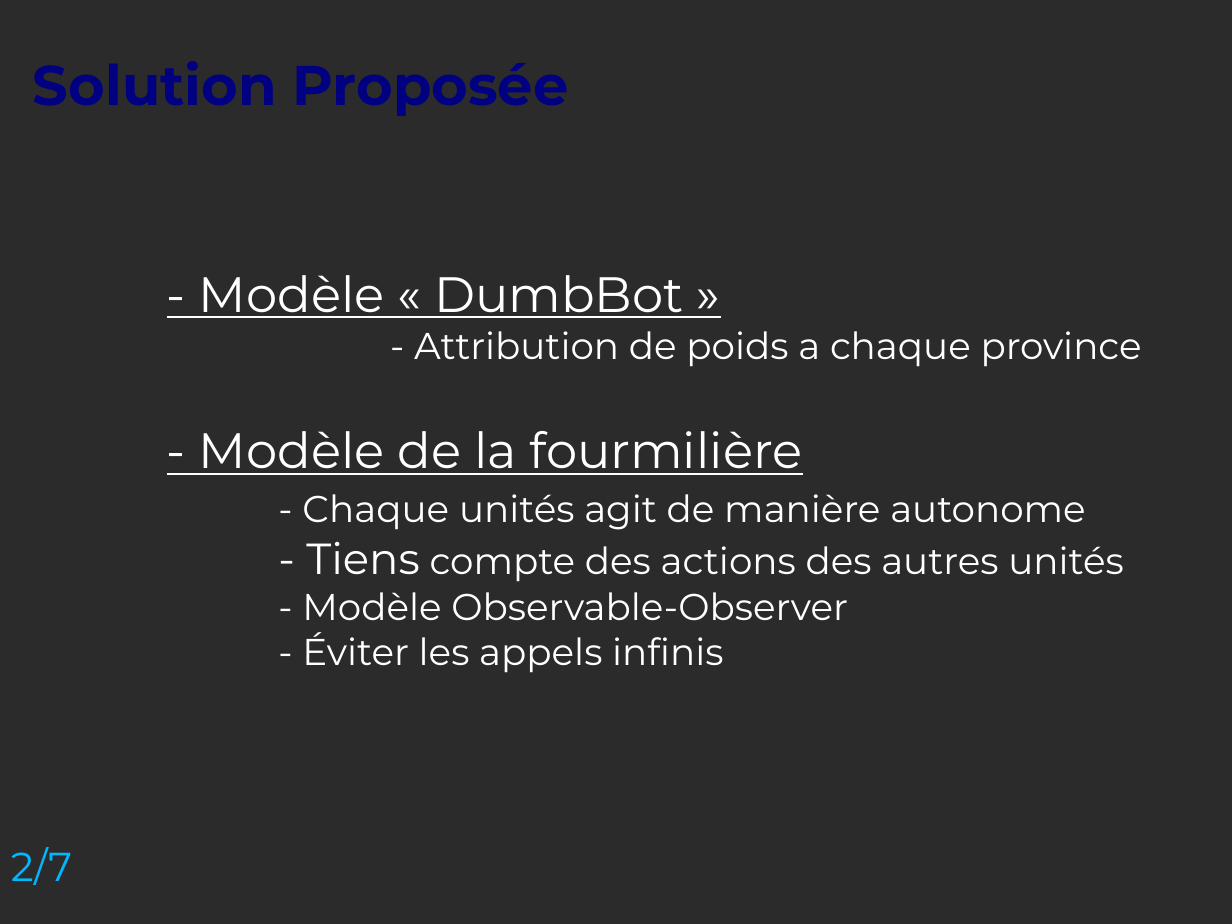
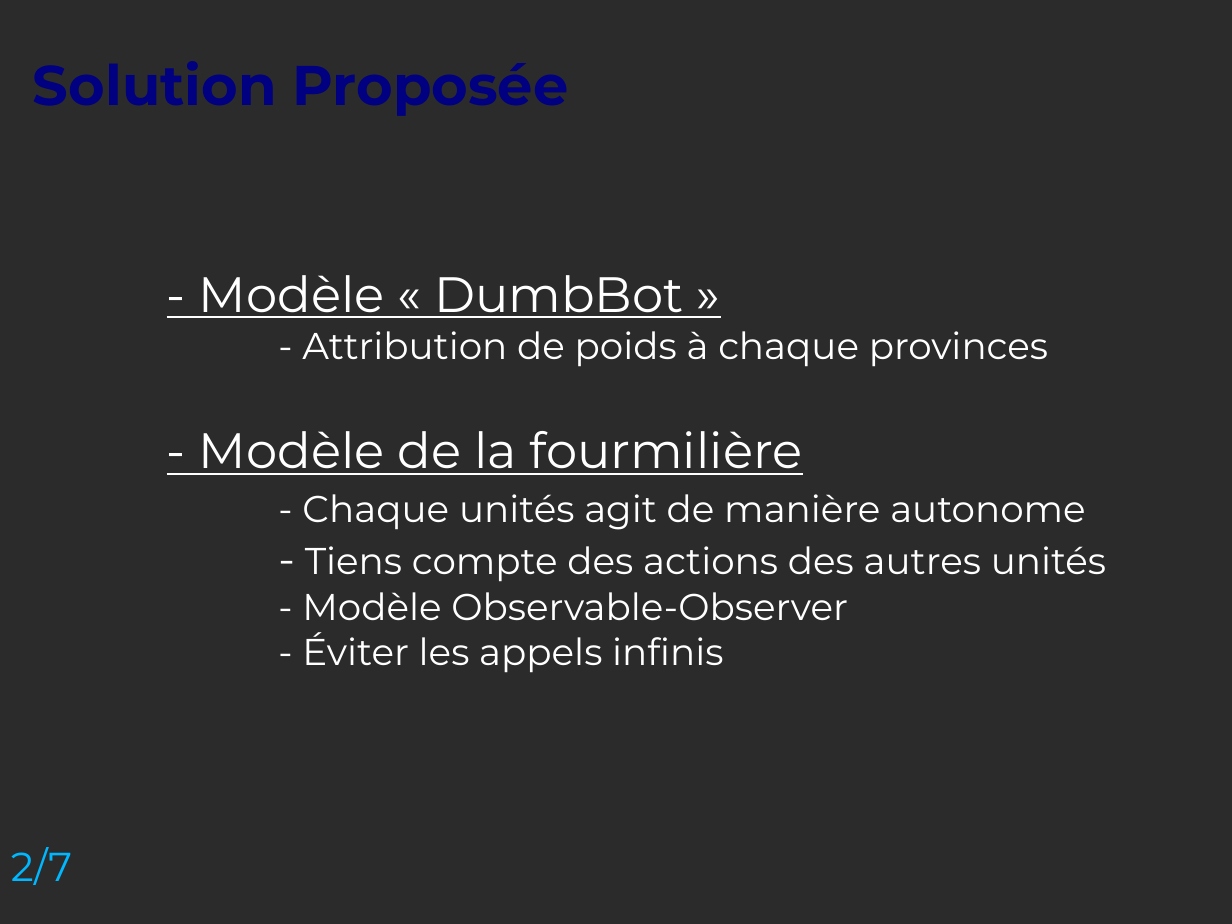
Before and after one commit to Ballrock/polydiplomacy, a slide deck: slide 4 of Polydiplomacy/soutenance/presentation.odp. Drawn at 1232x924 pixels with LibreOffice and Linux fonts; fonts in the diff are those of the drawing; background and template pictures are left out; a plain dark background stands for a picture behind light text. Boxes give left, top, right and bottom in pixels: in the first picture for what was removed or moved away, otherwise in the second. Text is boxed around its words. In the diff, an @@ line names an element or a change of style, - is before the commit and + after.

```diff
--- a/Polydiplomacy/soutenance/presentation.odp
+++ b/Polydiplomacy/soutenance/presentation.odp
@@ text at bbox=[302, 331, 1048, 367]: text changed @@
-- Attribution de poids a chaque province
+- Attribution de poids à chaque provinces
@@ text at bbox=[305, 546, 1106, 582]: size 28 to 24 pt in "Tiens" @@
```
Also in this commit, not shown: 3 other files.
